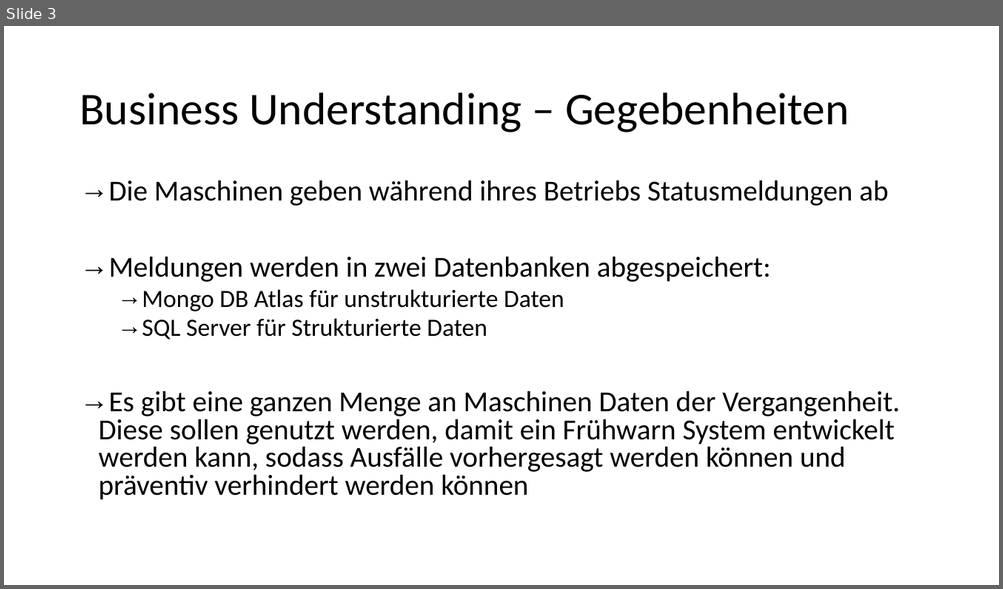
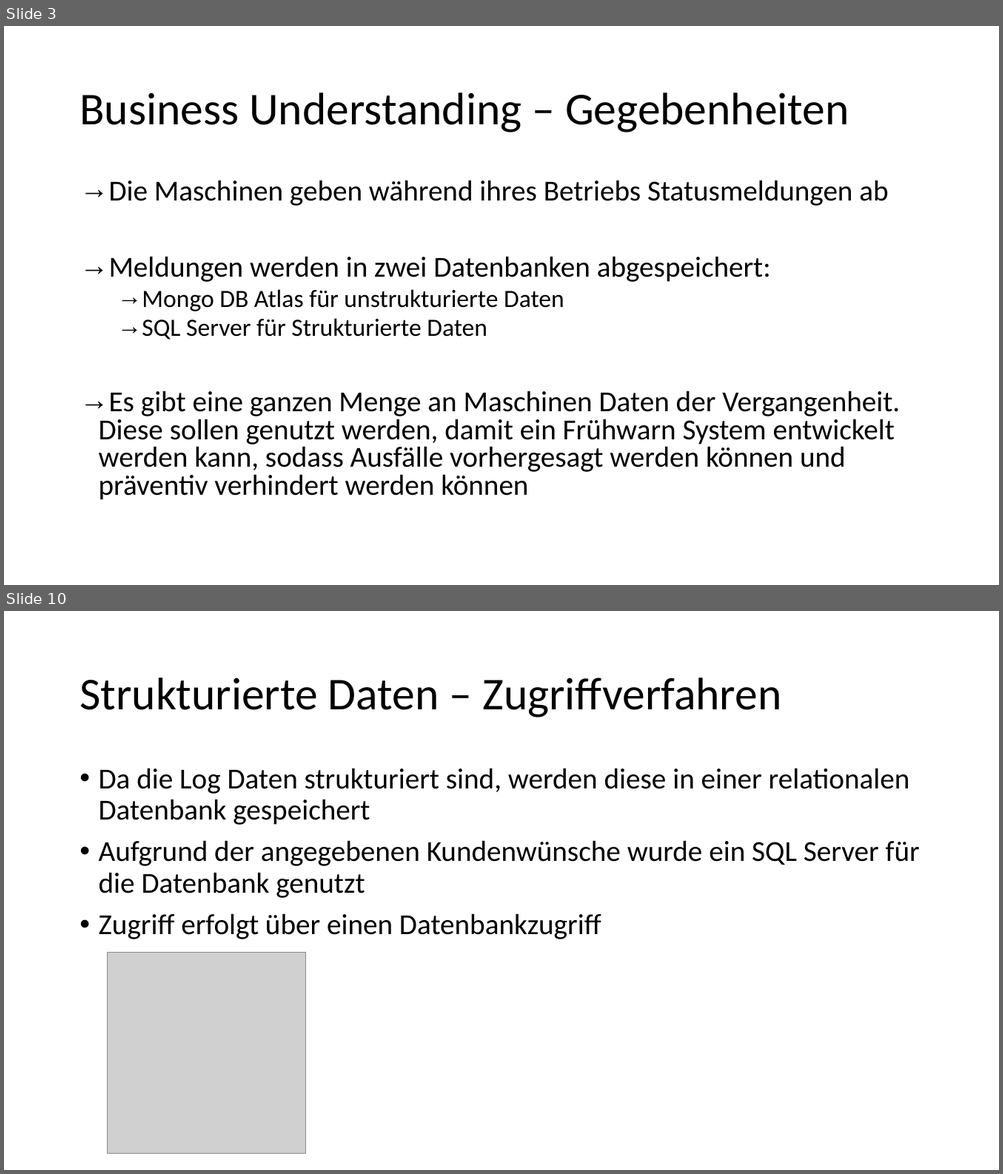
Before and after one commit to Flitschi7/big-data-management, a slide deck: Dokumentation HHZ Rocket Project.pptx. Shown one above the other, each under a label of ours: slide 3 before the commit, slides 3 and 10 after it; the slides between them are not shown. The pictures are 1003x589 and 1003x1174 pixels, drawn with LibreOffice and Linux fonts; fonts in the diff are those of the drawing; grey boxes stand for pictures. Boxes give left, top, right and bottom in pixels: in the first picture for what was removed or moved away, otherwise in the second. Text is boxed around its words. In the diff, an @@ line names an element or a change of style, - is before the commit and + after.

```diff
--- a/Dokumentation HHZ Rocket Project.pptx
+++ b/Dokumentation HHZ Rocket Project.pptx
@@ slide 10 added at (4, 611, 999, 1170), background #FFFFFF @@
@@ title added at (79, 678, 781, 718), 44 pt, text #000000 @@
+Strukturierte Daten – Zugriffverfahren
@@ text added at (99, 768, 919, 940), 28 pt, text #000000 @@
+• Da die Log Daten strukturiert sind, werden diese in einer relationalen Datenbank gespeichert
+• Aufgrund der angegebenen Kundenwünsche wurde ein SQL Server für die Datenbank genutzt
+• Zugriff erfolgt über einen Datenbankzugriff
@@ picture added at (107, 953, 305, 1154) @@
```
Also in this commit, not shown: 7 slides changed, 6 other slides added, 3 slides removed.
